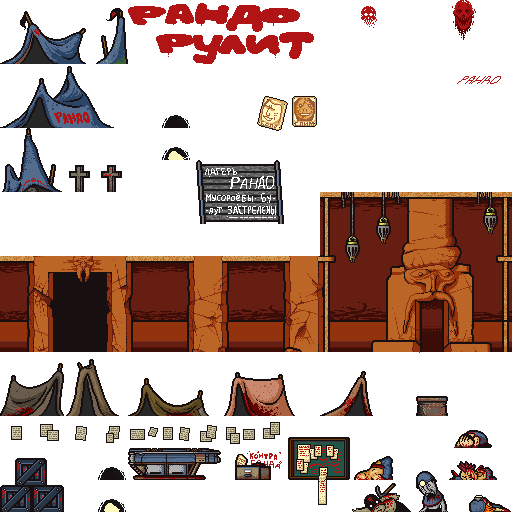
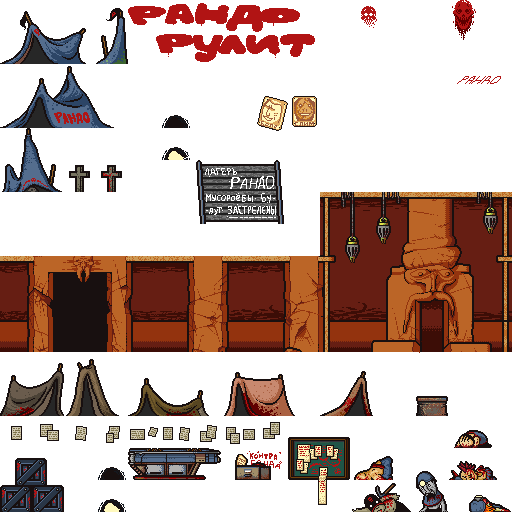
Before/after of a 512x512 layered artwork. What changed in the layer stack:
painted on "Layer 2" over [193, 32, 315, 64]
